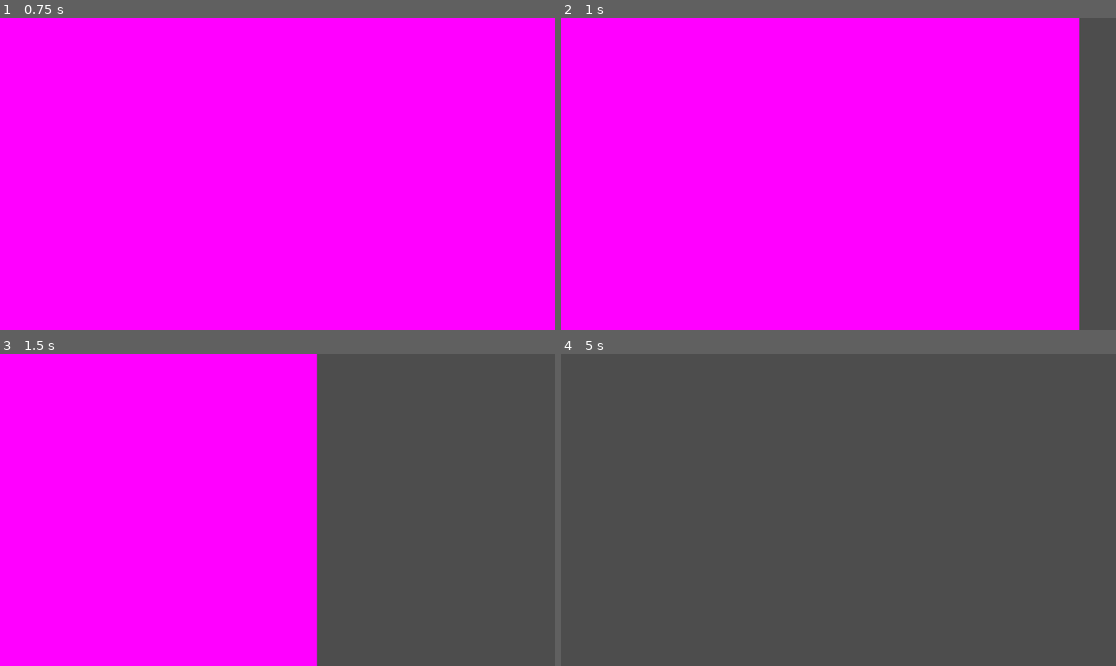
Above: before the commit, frames 1-4 (two rows, left to right).
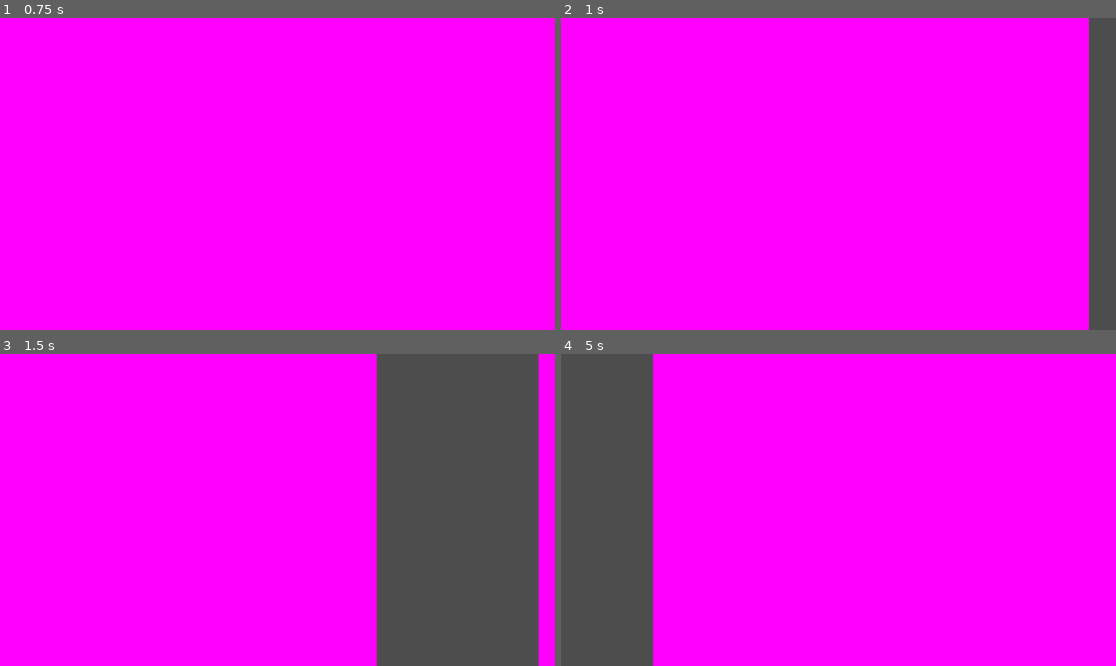
Above: after the commit, the same moments.

Repository: DSquire9/NightTrading
Game: Godot game, scene res://camera_test.tscn
The game is run twice, just before and just after one commit, with the same random seed, the same clock (stepped at 60 frames per second) and the same inputs. This scene is started directly instead of the project's main scene.
Inputs:
- Up to frame 1 (0.75 s): tap Enter at 0.5 s; tap Q (move camera left) at 0.6 s
- Up to frame 2 (1 s): tap E (move camera right) at 0.8 s
- Up to frame 3 (1.5 s): tap E (move camera right) at 1.35 s
- Up to frame 4 (5 s): tap Q (move camera left) at 1.55, 2.1, 3.05, 3.6, 4.55 s; tap E (move camera right) at 2.3, 2.85, 3.8, 4.35 s

Frame 1 is identical in both runs. In frame 2, 1.8% of the frame differs, in the area x 93-96%, y 0-100%; in frame 3, 14%; in frame 4, 83%, in the area x 16-100%, y 0-100%.

Commit message:
camera working better

Diff:
--- a/new-game-project/camera_2d.gd
+++ b/new-game-project/camera_2d.gd
@@ -1,9 +1,10 @@
 extends Camera2D
 
-var screens = [0, 2000, 4000]
+var screens = [0, 1500, 3000]
 var currentScreen = 0
 var t = 0.0
 var start = Vector2(0,0)
+var moving = false
 
 # Called when the node enters the scene tree for the first time.
 func _ready() -> void:
@@ -12,19 +13,22 @@
 
 # Called every frame. 'delta' is the elapsed time since the previous frame.
 func _process(delta: float) -> void:
-	if(t < 1.0):
+	if(t < 1.0 && moving):
 		t += delta * 0.4
 
 	if(Input.is_action_just_released("move camera left") && !(currentScreen < 1)):
 		currentScreen = currentScreen - 1
 		t = 0.0
 		start = offset
+		moving = true
 	if(Input.is_action_just_released("move camera right") && !(currentScreen >= screens.size() - 1)):
 		currentScreen = currentScreen + 1
 		t = 0.0
 		start = offset
+		moving = true
 
 	offset = start.lerp(Vector2(screens[currentScreen],0), t)
 	if(t >= 1.0):
 		t = 0.0
 		start = offset
+		moving = false
--- a/new-game-project/camera_test.tscn
+++ b/new-game-project/camera_test.tscn
@@ -15,6 +15,11 @@
 texture = SubResource("PlaceholderTexture2D_8edjc")
 
 [node name="Sprite2D3" type="Sprite2D" parent="."]
-position = Vector2(4000, -16)
+position = Vector2(3000, -16)
 scale = Vector2(1169, 671)
 texture = SubResource("PlaceholderTexture2D_8edjc")
+
+[node name="Sprite2D2" type="Sprite2D" parent="."]
+position = Vector2(1500, 0)
+scale = Vector2(1169, 671)
+texture = SubResource("PlaceholderTexture2D_8edjc")
